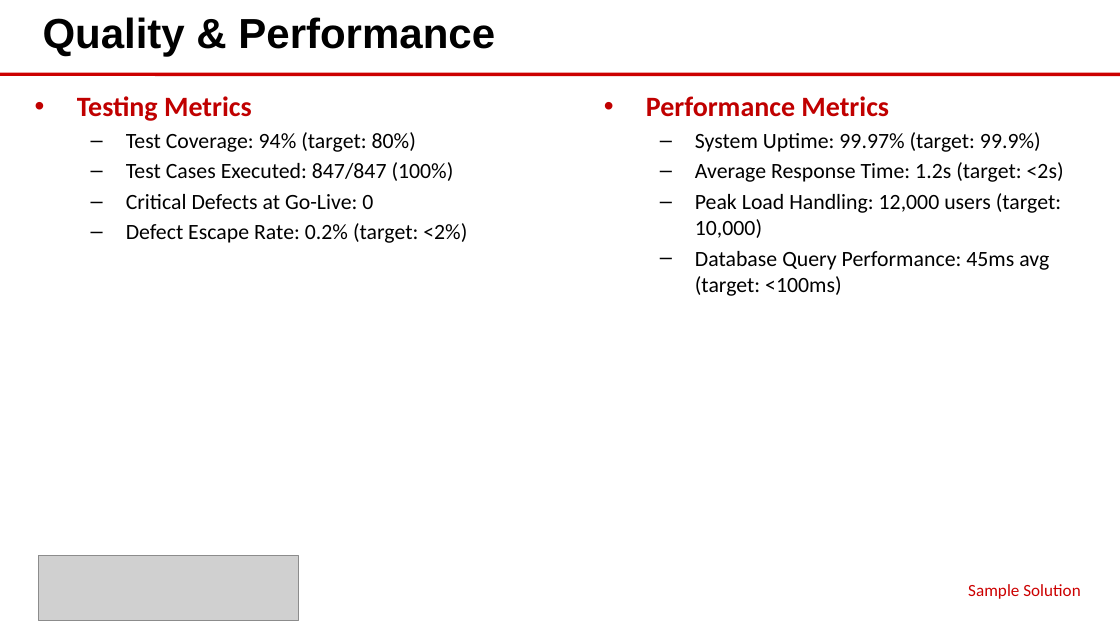
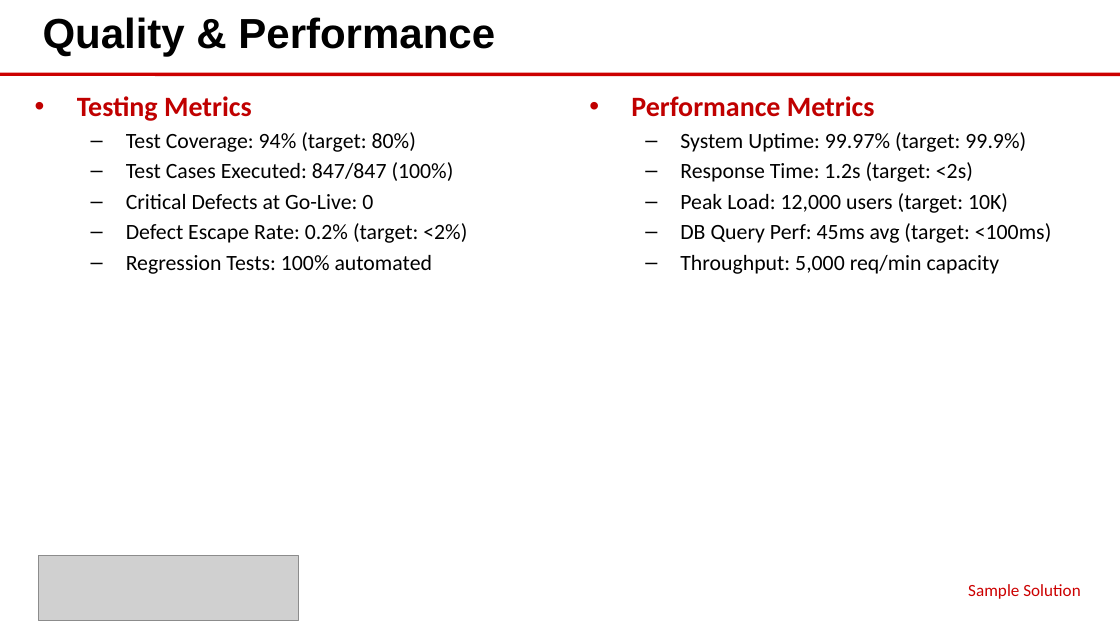
Before and after one commit to eoframework/solutions, a slide deck: slide 5 of solution-template/sample-provider/sample-category/sample-solution/delivery/closeout-presentation.pptx. Drawn at 1120x630 pixels with LibreOffice and Linux fonts; fonts in the diff are those of the drawing; grey boxes stand for pictures. Boxes give left, top, right and bottom in pixels: in the first picture for what was removed or moved away, otherwise in the second. Text is boxed around its words. In the diff, an @@ line names an element or a change of style, - is before the commit and + after.

```diff
--- a/solution-template/sample-provider/sample-category/sample-solution/delivery/closeout-presentation.pptx
+++ b/solution-template/sample-provider/sample-category/sample-solution/delivery/closeout-presentation.pptx
@@ text "Performance Metrics": place and size @@
-text "Performance Metrics" at box(646, 96, 1064, 296)
+text "Performance Metrics" at box(631, 96, 1052, 274)
@@ text at box(680, 162, 1052, 274): text changed @@
-  – Average Response Time: 1.2s (target: <2s)
-  – Peak Load Handling: 12,000 users (target: 10,000)
-  – Database Query Performance: 45ms avg (target: <100ms)
+  – Response Time: 1.2s (target: <2s)
+  – Peak Load: 12,000 users (target: 10K)
+  – DB Query Perf: 45ms avg (target: <100ms)
+  – Throughput: 5,000 req/min capacity
@@ text at box(126, 255, 433, 274): paragraph added @@
+  – Regression Tests: 100% automated
```
Also in this commit, not shown: 4 other slides changed, 33 other files.
